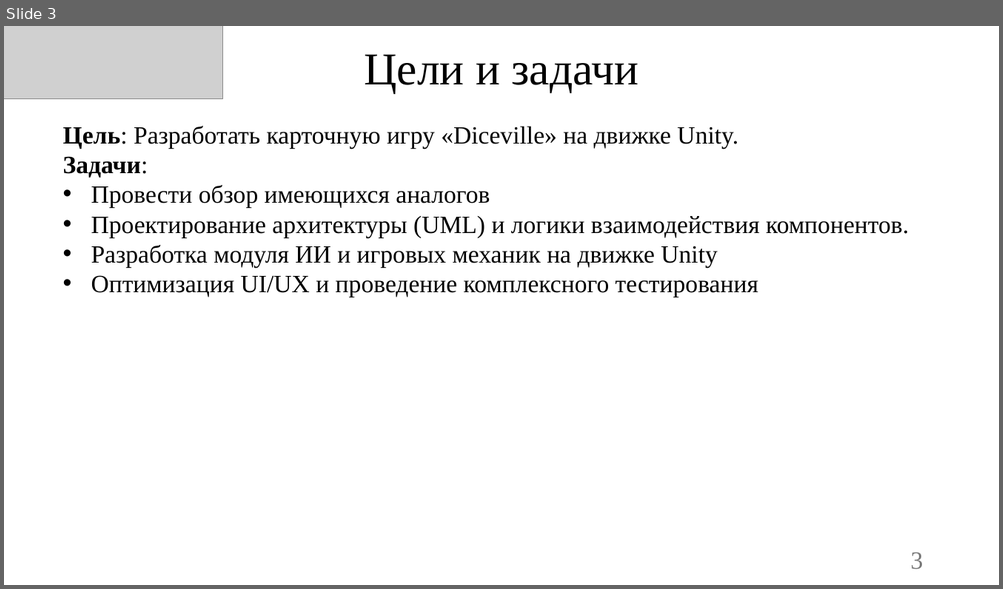
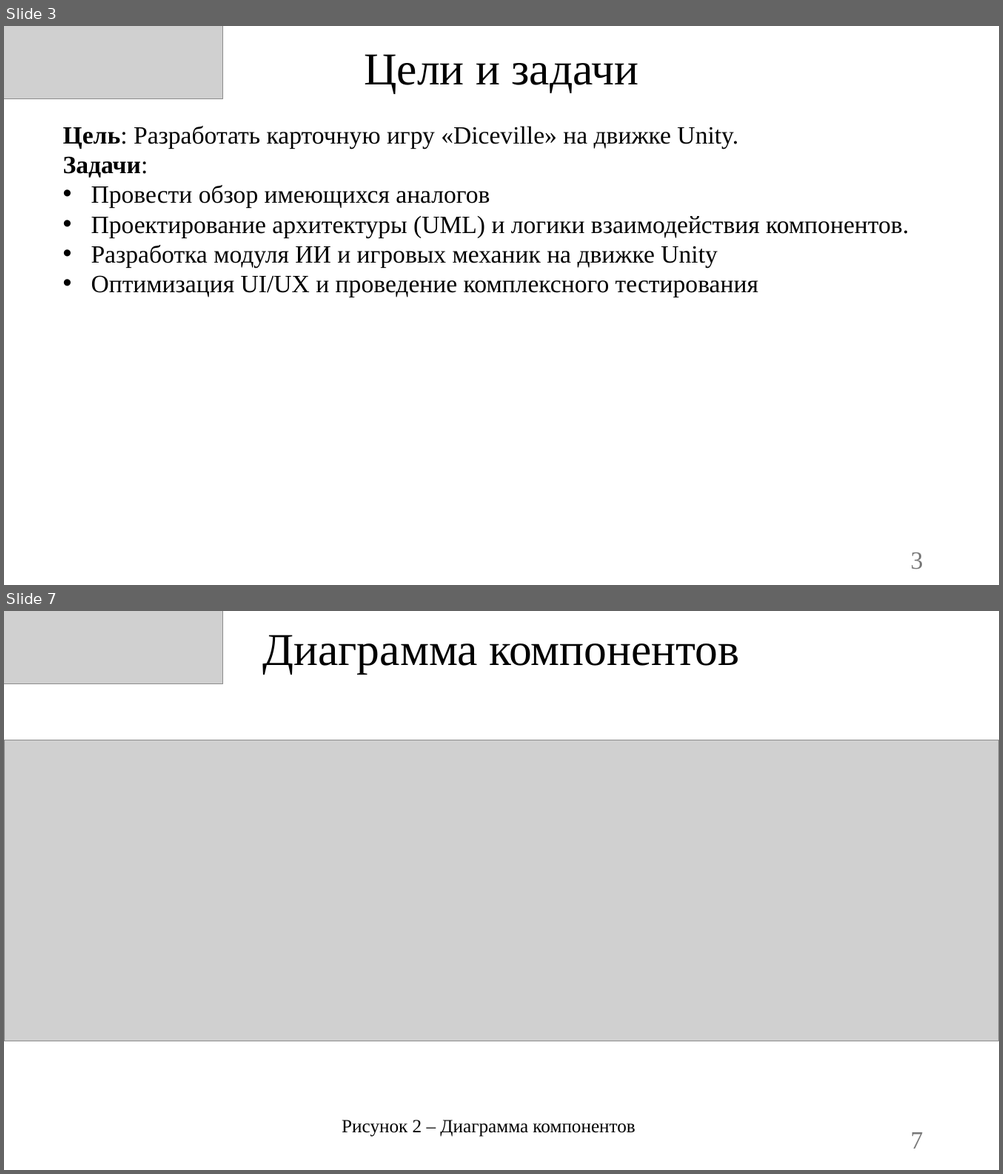
Before and after one commit to Owl-Man/ISPM, a slide deck: УПИС_Задание_№10/Презентация Diceville.pptx. Shown one above the other, each under a label of ours: slide 3 before the commit, slides 3 and 7 after it; the slides between them are not shown. The pictures are 1003x589 and 1003x1174 pixels, drawn with LibreOffice and Linux fonts; fonts in the diff are those of the drawing; grey boxes stand for pictures; background and template pictures are left out. Boxes give left, top, right and bottom in pixels: in the first picture for what was removed or moved away, otherwise in the second. Text is boxed around its words. In the diff, an @@ line names an element or a change of style, - is before the commit and + after.

```diff
--- a/УПИС_Задание_№10/Презентация Diceville.pptx
+++ b/УПИС_Задание_№10/Презентация Diceville.pptx
@@ slide 7 added at (4, 611, 999, 1170), background picture (left out) @@
@@ picture added at (4, 611, 223, 684) @@
@@ title added at (262, 635, 739, 674), 44 pt, text #000000 @@
+Диаграмма компонентов
@@ picture added at (4, 740, 999, 1041) @@
@@ text added at (341, 1120, 634, 1137), 18 pt, text #000000 @@
+Рисунок 2 – Диаграмма компонентов
@@ page number added at (910, 1133, 923, 1149), 24 pt, text #797979 @@
+7
```
Also in this commit, not shown: 1 slide changed, 9 other slides added, 1 slide removed.
